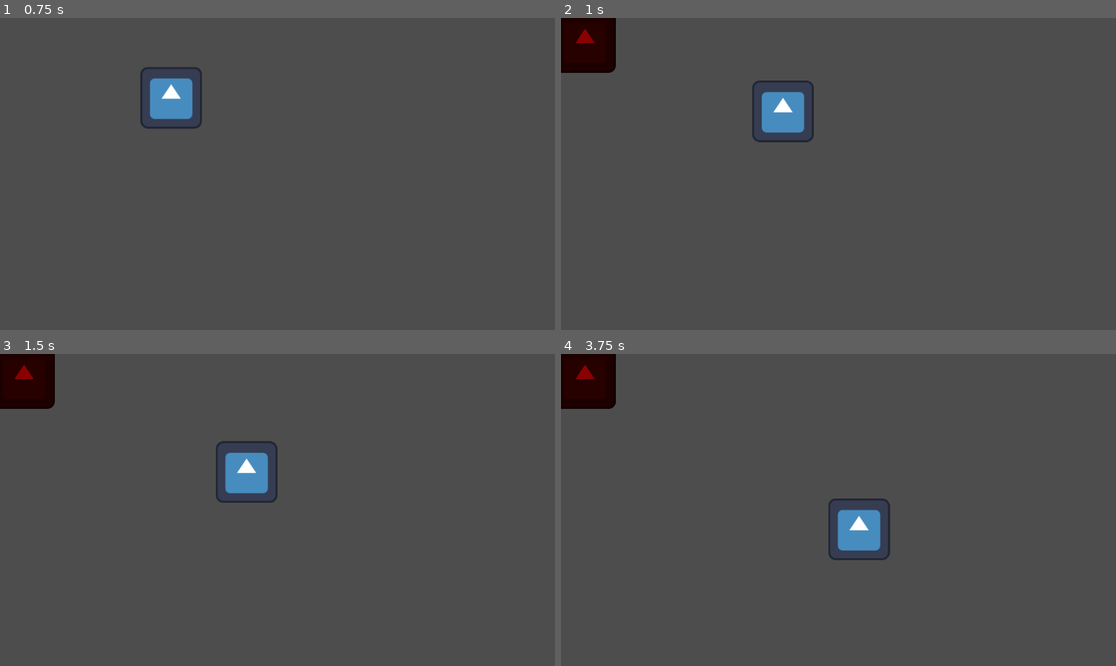
Above: before the commit, frames 1-4 (two rows, left to right).
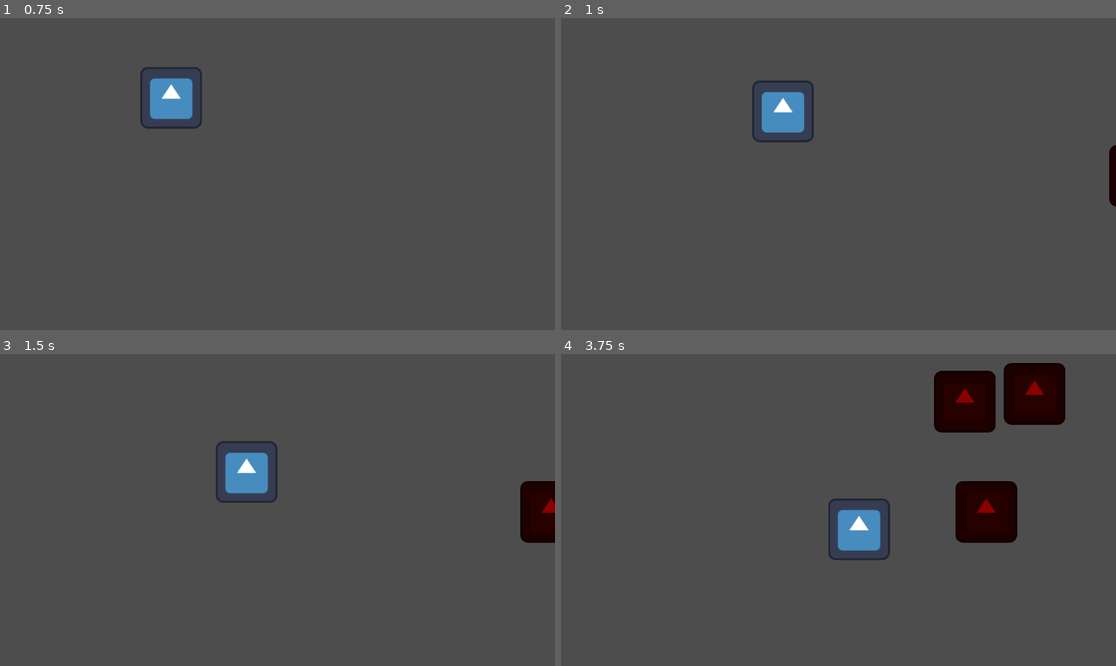
Above: after the commit, the same moments.

Repository: Johnsn0w/untitled-germ-game
Game: Godot game, scene res://main_scene.tscn
Same seed, same stepped clock (60 frames per second), same inputs: the game is played once before the commit and once after it. The engine's default icon, where the game draws it, is replaced by a stand-in: a white triangle on a blue panel in a dark square.
Inputs (mouse positions are in pixels of both pictures, inside the frame that each line leads up to):
- Up to frame 1 (0.75 s): move the mouse to (399, 158) at 0.52 s
- Up to frame 2 (1 s): no input
- Up to frame 3 (1.5 s): move the mouse to (166, 525) at 1.27 s
- Up to frame 4 (3.75 s): move the mouse to (894, 441) at 2.02 s; move the mouse to (810, 572) at 2.77 s; move the mouse to (1005, 556) at 3.52 s

Frame 1 is identical in both runs. In frame 2, 2.0% of the frame differs, in the area x 0-100%, y 0-61%; in frame 3, 3.0%; in frame 4, 8.3%, in the area x 0-91%, y 0-61%.

Commit message:
Enemy spawn and movement
Used chatGPT to get them moving across the screen and despawning. Issue was immediately apparent that they were despawning because they were spawning off screen, so I extended the area where they could be without despawning. Next fixes are to randomise the angles in their velocity (and speed seems to be not random either..) and also have them spawn new ones after the initial three despawn.

Diff:
--- a/enemy_scene.tscn
+++ b/enemy_scene.tscn
@@ -1,7 +1,10 @@
-[gd_scene load_steps=3 format=3 uid="uid://ddqnkjuvsls1m"]
+[gd_scene load_steps=4 format=3 uid="uid://ddqnkjuvsls1m"]
 
 [ext_resource type="Script" uid="uid://cgfxyem0u073v" path="res://enemy_script.gd" id="1_tk0od"]
 [ext_resource type="Texture2D" uid="uid://dopk7w8fnjc3h" path="res://icon.svg" id="2_veexk"]
+
+[sub_resource type="CircleShape2D" id="CircleShape2D_tk0od"]
+radius = 63.387695
 
 [node name="Enemy" type="CharacterBody2D"]
 script = ExtResource("1_tk0od")
@@ -9,3 +12,6 @@
 [node name="Sprite2D" type="Sprite2D" parent="."]
 self_modulate = Color(0, 0, 0.77254903, 1)
 texture = ExtResource("2_veexk")
+
+[node name="EnemyCollisionShape2D" type="CollisionShape2D" parent="."]
+shape = SubResource("CircleShape2D_tk0od")
--- a/enemy_script.gd
+++ b/enemy_script.gd
@@ -2,6 +2,8 @@
 
 class_name EnemyScript
 
+var velocity: Vector2
+var screen_rect: Rect2
 
 func _init() -> void:
 	MainScript.current_number_of_enemies += 1
@@ -17,10 +19,19 @@
 
 
 # Called when the node enters the scene tree for the first time.
-func _ready() -> void:
+func _ready():
+	var rect = get_viewport().get_visible_rect()
+	var margin = 100 # extra space outside screen
+	screen_rect = Rect2(
+		rect.position - Vector2(margin, margin),
+		rect.size + Vector2(margin * 2, margin *2)
+	)
 	pass # Replace with function body.
 
 
 # Called every frame. 'delta' is the elapsed time since the previous frame.
-func _process(_delta: float) -> void:
+func _process(delta):
+	position += velocity * delta
+	if not screen_rect.has_point(position):
+		queue_free()
 	pass
--- a/main_script.gd
+++ b/main_script.gd
@@ -1,6 +1,38 @@
 extends Node2D
 
-# Aaron test for sync
+func get_random_spawn_data() -> Dictionary:
+	var screen_size = get_viewport().get_visible_rect().size
+	var edge = randi() % 4
+	var position: Vector2
+	var velocity: Vector2
+	var speed = randf_range(100.0, 200.0)
+
+	match edge:
+		0: # Left to Right
+			position = Vector2(-50, randf_range(0, screen_size.y))
+			velocity = Vector2(speed, 0)
+		1: # Right to Left
+			position = Vector2(screen_size.x + 50, randf_range(0, screen_size.y))
+			velocity = Vector2(-speed, 0)
+		2: # Top to Bottom
+			position = Vector2(randf_range(0, screen_size.x), -50)
+			velocity = Vector2(0, speed)
+		3: # Bottom to Top
+			position = Vector2(randf_range(0, screen_size.x), screen_size.y + 50)
+			velocity = Vector2(0, -speed)
+
+	return {
+		"position": position,
+		"velocity": velocity
+	}
+
+func spawn_enemy() -> void:
+	var new_enemy = EnemyScript.new()
+	var spawn_data = get_random_spawn_data()
+	new_enemy.position = spawn_data.position
+	new_enemy.velocity = spawn_data.velocity
+	add_child(new_enemy)
+	print("enemy spawned at %s with velocity %s" % [new_enemy.position, new_enemy.velocity])
 
 var max_enemies = 3
 @export var enemy_spawn_interval: float
@@ -12,12 +44,13 @@
 func _process(_delta: float) -> void:
 	pass
 
-func spawn_enemy() -> void:
-	@warning_ignore("unused_variable")
-	var new_enemy = EnemyScript.new()
-	new_enemy.position = Vector2(50,50)
-	add_child(new_enemy)
-	print("enemy spawn")
+# Initial test spawn
+# func spawn_enemy() -> void:
+#	@warning_ignore("unused_variable")
+#	var new_enemy = EnemyScript.new()
+#	new_enemy.position = Vector2(50,50)
+#	add_child(new_enemy)
+#	print("enemy spawn")
 
 func _on_timer_timeout() -> void:
 	if MainScript.current_number_of_enemies < MainScript.max_enemies:
--- a/player_scene.tscn
+++ b/player_scene.tscn
@@ -1,10 +1,16 @@
-[gd_scene load_steps=3 format=3 uid="uid://dt31qt0po8r6"]
+[gd_scene load_steps=4 format=3 uid="uid://dt31qt0po8r6"]
 
 [ext_resource type="Script" uid="uid://bpedpdcfa15sw" path="res://player_script.gd" id="1_g662q"]
 [ext_resource type="Texture2D" uid="uid://dopk7w8fnjc3h" path="res://icon.svg" id="2_g5c48"]
+
+[sub_resource type="CircleShape2D" id="CircleShape2D_g5c48"]
+radius = 64.28063
 
 [node name="Player" type="CharacterBody2D"]
 script = ExtResource("1_g662q")
 
 [node name="Sprite2D" type="Sprite2D" parent="."]
 texture = ExtResource("2_g5c48")
+
+[node name="CollisionShape2D" type="CollisionShape2D" parent="."]
+shape = SubResource("CircleShape2D_g5c48")
--- a/player_script.gd
+++ b/player_script.gd
@@ -1,7 +1,7 @@
 extends CharacterBody2D
 
 
-func _physics_process(delta: float) -> void:
+func _physics_process(_delta: float) -> void:
 	var vel : Vector2 = (get_global_mouse_position() - global_position)
 	velocity = vel
 	move_and_slide()
